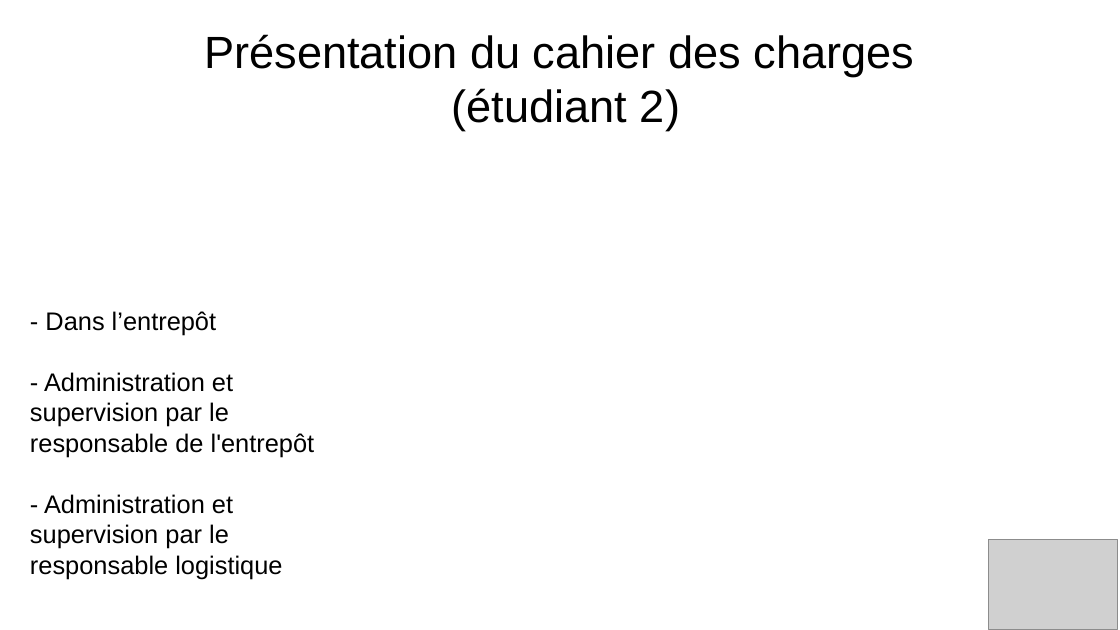
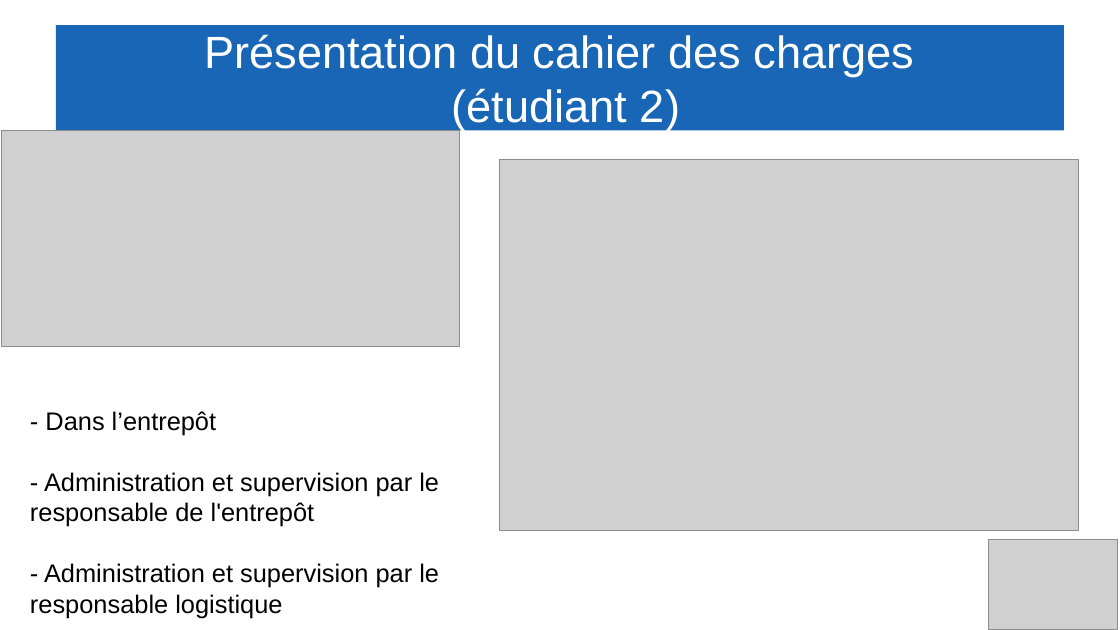
Before and after one commit to Gabin221/Tracking-BLE-documents, a slide deck: slide 3 of Revues/Revues1/presentation_yahya_andrea_gabin.odp. Drawn at 1120x630 pixels with LibreOffice and Linux fonts; fonts in the diff are those of the drawing; grey boxes stand for pictures. Boxes give left, top, right and bottom in pixels: in the first picture for what was removed or moved away, otherwise in the second. Text is boxed around its words. In the diff, an @@ line names an element or a change of style, - is before the commit and + after.

```diff
--- a/Revues/Revues1/presentation_yahya_andrea_gabin.odp
+++ b/Revues/Revues1/presentation_yahya_andrea_gabin.odp
@@ title "Présentation du cahier des charges ...": place and size @@
-title "Présentation du cahier des charges ..." at (204,34,915,131)
+title "Présentation du cahier des charges ..." at (56,25,1064,131)
@@ title "Présentation du cahier des charges ..." at (56,25,1064,131): text colour #000000 to #FFFFFF; fill none to #1966B6 @@
@@ picture added at (2,130,460,347) @@
@@ picture added at (500,160,1078,530) @@
@@ text "- Dans l’entrepôt" rewrapped from (30,311,315,579) to (30,411,439,618) @@
```
Also in this commit, not shown: 10 other slides changed, 1 slide added, 13 other files.
